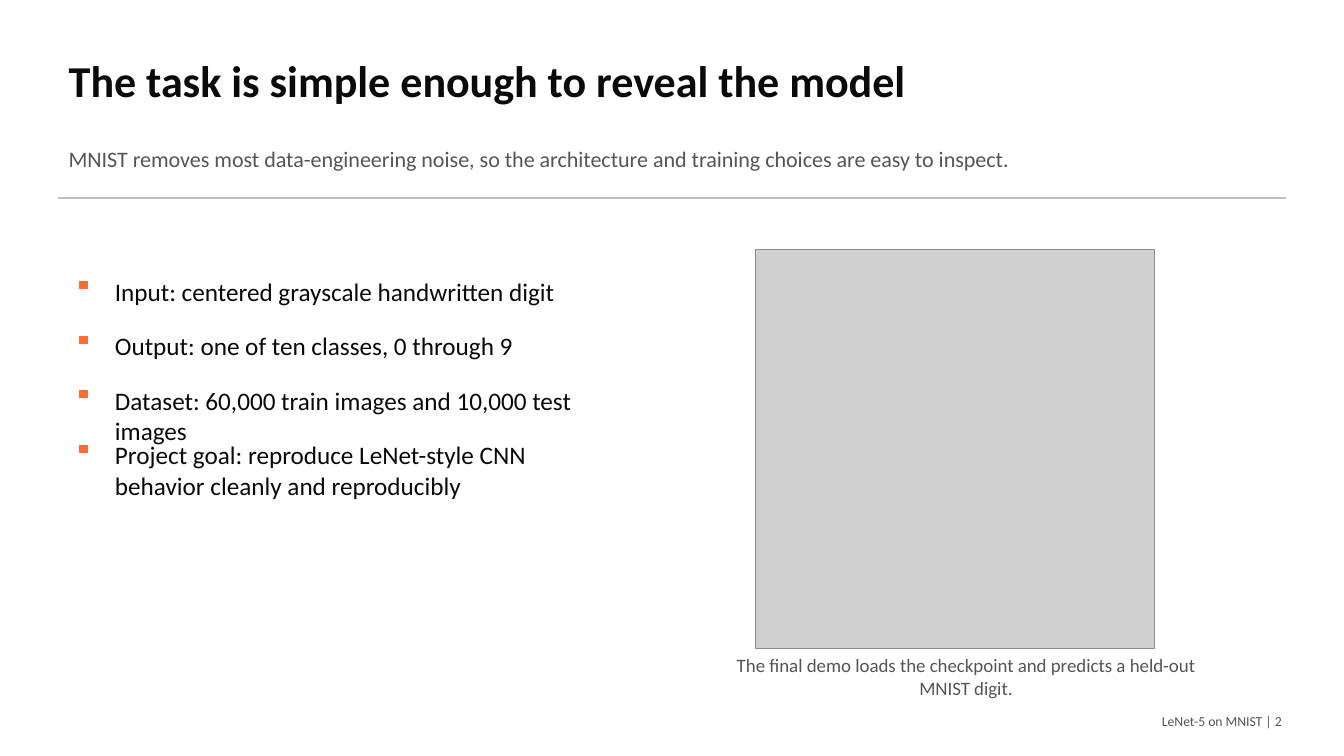
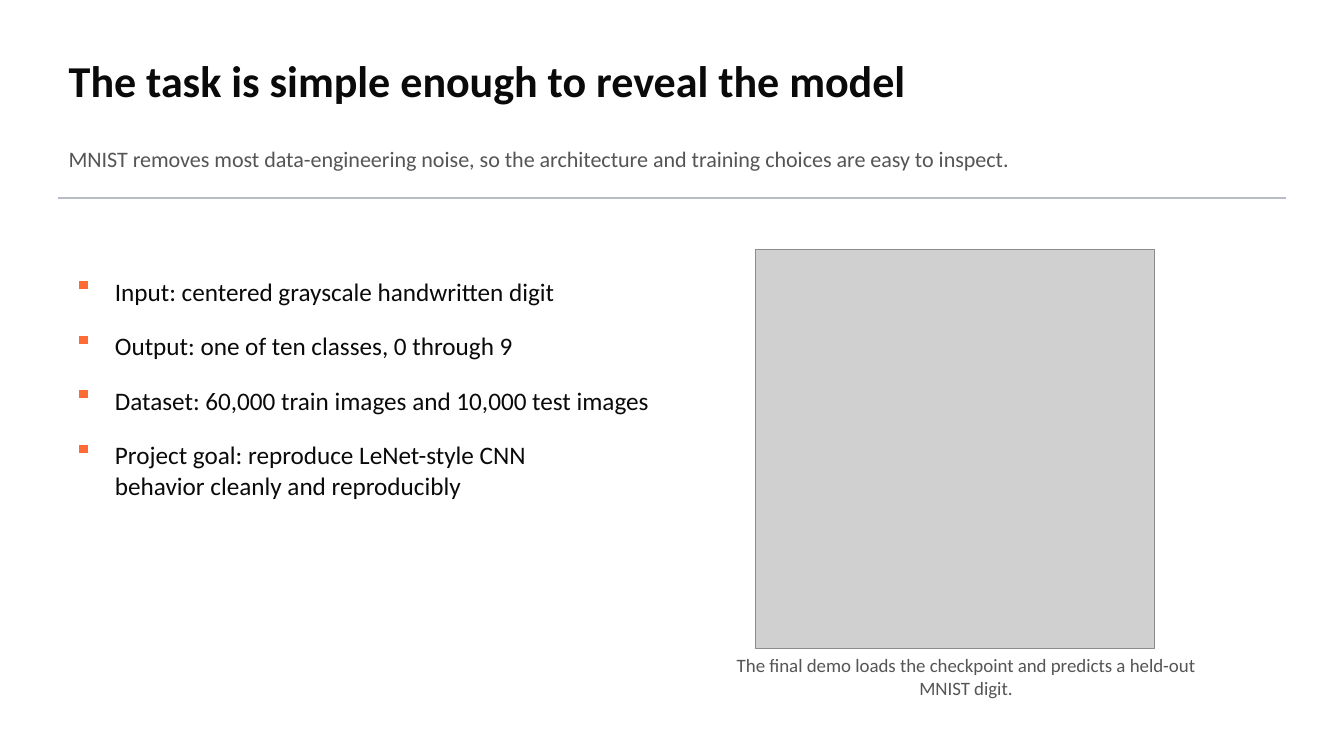
Before and after one commit to macbehnke/NN_funds_project, a slide deck: slide 2 of slides/LeNet5_MNIST_Final_Presentation.pptx. Drawn at 1344x756 pixels with LibreOffice and Linux fonts; fonts in the diff are those of the drawing; grey boxes stand for pictures. Boxes give left, top, right and bottom in pixels: in the first picture for what was removed or moved away, otherwise in the second. Text is boxed around its words. In the diff, an @@ line names an element or a change of style, - is before the commit and + after.

```diff
--- a/slides/LeNet5_MNIST_Final_Presentation.pptx
+++ b/slides/LeNet5_MNIST_Final_Presentation.pptx
@@ text "Dataset: 60,000 train images and ..." rewrapped from [115,392,571,447] to [115,392,649,415] @@
@@ text removed at [1162,717,1282,726] @@
-LeNet-5 on MNIST | 2
```
Also in this commit, not shown: 10 other slides changed, 3 slides removed, 2 other files.
